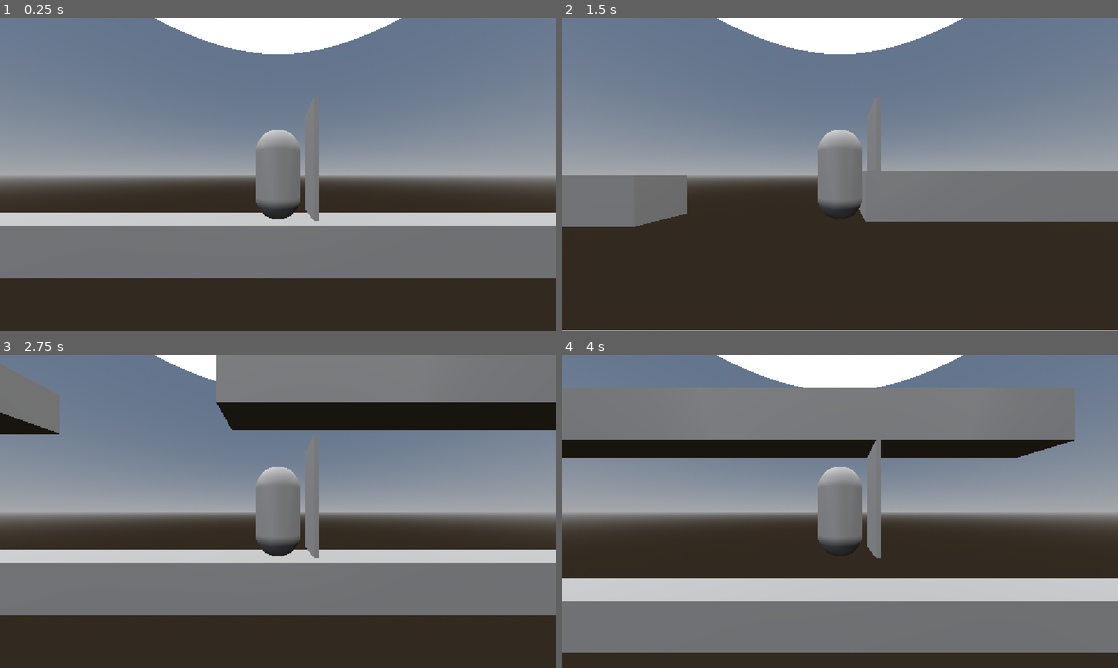
Above: before the commit, frames 1-4 (two rows, left to right).
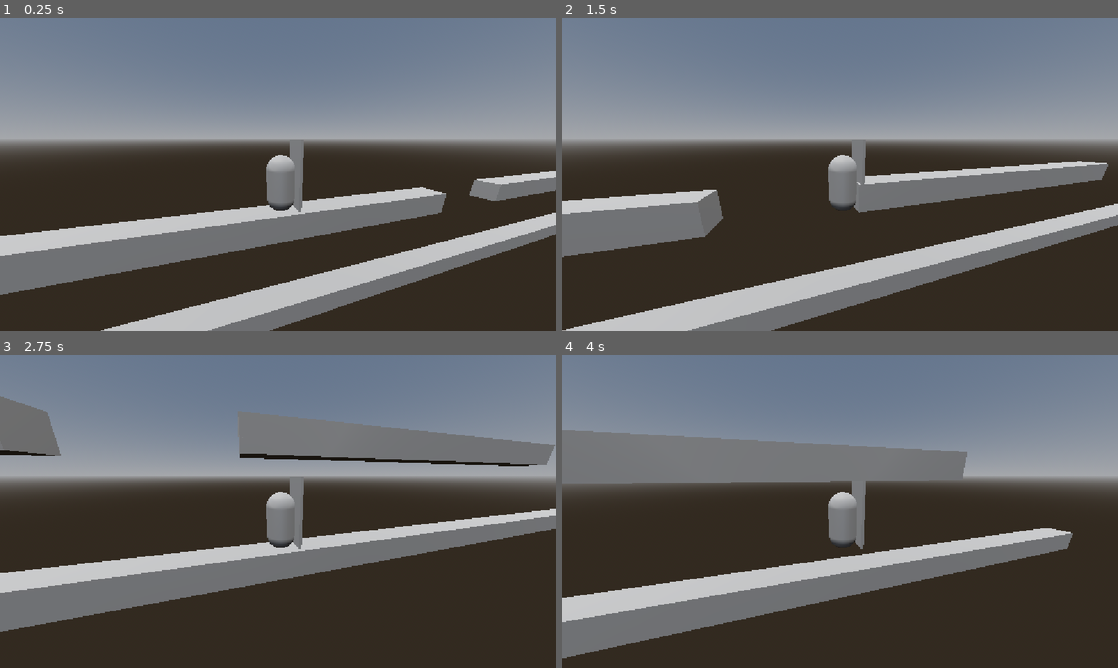
Above: after the commit, the same moments.

Repository: Derpest2Dude/AGL-Mini-Game-Jam-Team-2
Game: Godot game, scene res://Scenes/Test Scenes/jason_test.tscn
Same seed, same stepped clock (60 frames per second), same inputs: the game is played once before the commit and once after it. The project has no main scene, so this scene is started directly.
Inputs:
- Up to frame 1 (0.25 s): no input
- Up to frame 2 (1.5 s): tap Enter at 0.5 s; hold D (move_right) 0.53-1.28 s; tap W (jump) at 0.77 s; hold A (move_left) from 1.28 s (still down)
- Up to frame 3 (2.75 s): tap W (jump) at 1.52 s; release A (move_left) at 2.03 s; hold D (move_right) from 2.03 s (still down)
- Up to frame 4 (4 s): tap W (jump) at 3.02, 3.77 s; release D (move_right) at 3.53 s; hold A (move_left) from 3.53 s (still down)

The runs differ from the first frame. In frame 1, 45% of the frame differs, in the area x 0-100%, y 0-100%; in frame 2, 40%; in frame 3, 52%; in frame 4, 60%, in the area x 0-100%, y 0-97%.

Commit message:
Add Ledges collision layer

Diff:
--- a/Scenes/Test Scenes/jason_test.tscn
+++ b/Scenes/Test Scenes/jason_test.tscn
@@ -11,6 +11,24 @@
 background_mode = 2
 sky = SubResource("Sky_de83b")
 
+[sub_resource type="BoxShape3D" id="BoxShape3D_hayu1"]
+
+[sub_resource type="BoxMesh" id="BoxMesh_e3oiw"]
+
+[sub_resource type="BoxShape3D" id="BoxShape3D_e3oiw"]
+size = Vector3(0.01, 1, 1)
+
+[sub_resource type="BoxMesh" id="BoxMesh_k8c8w"]
+size = Vector3(0.01, 1, 1)
+
+[sub_resource type="BoxShape3D" id="BoxShape3D_k8c8w"]
+
+[sub_resource type="BoxMesh" id="BoxMesh_n123j"]
+
+[sub_resource type="BoxShape3D" id="BoxShape3D_ypcgm"]
+
+[sub_resource type="BoxMesh" id="BoxMesh_05atm"]
+
 [sub_resource type="BoxShape3D" id="BoxShape3D_qk2o7"]
 
 [sub_resource type="BoxMesh" id="BoxMesh_de83b"]
@@ -21,7 +39,7 @@
 transform = Transform3D(1, 0, 0, 0, 1, 0, 0, 0, 1, 0, 2.3088887, 0.44023466)
 
 [node name="Camera3D" type="Camera3D" parent="TestPlayer" unique_id=977520637]
-transform = Transform3D(1, 0, 0, 0, 1, 0, 0, 0, 1, 0, 0, 3.3826776)
+transform = Transform3D(0.9647873, 0.06140343, -0.25576365, 0, 0.9723699, 0.23344542, 0.2630312, -0.22522518, 0.93813014, -1.4187851, 1.5452611, 4.835034)
 fov = 92.81249
 
 [node name="DirectionalLight3D" type="DirectionalLight3D" parent="." unique_id=1370104305]
@@ -37,28 +55,58 @@
 transform = Transform3D(16.150473, 0, 0, 0, 1, 0, 0, 0, 1, 0, 0.08269471, 0.44023466)
 
 [node name="CollisionShape3D" type="CollisionShape3D" parent="Platforms/Block" unique_id=2133441823]
-shape = SubResource("BoxShape3D_qk2o7")
+shape = SubResource("BoxShape3D_hayu1")
 
 [node name="MeshInstance3D" type="MeshInstance3D" parent="Platforms/Block/CollisionShape3D" unique_id=1176503214]
-mesh = SubResource("BoxMesh_de83b")
+mesh = SubResource("BoxMesh_e3oiw")
+
+[node name="Block5" type="StaticBody3D" parent="Platforms/Block" unique_id=598304611]
+collision_layer = 2
+
+[node name="CollisionShape3D" type="CollisionShape3D" parent="Platforms/Block/Block5" unique_id=708437338]
+transform = Transform3D(1, 0, 0, 0, 1, 0, 0, 0, 1, -0.49950004, 0, 0)
+shape = SubResource("BoxShape3D_e3oiw")
+
+[node name="MeshInstance3D" type="MeshInstance3D" parent="Platforms/Block/Block5/CollisionShape3D" unique_id=884534092]
+mesh = SubResource("BoxMesh_k8c8w")
 
 [node name="Block2" type="StaticBody3D" parent="Platforms" unique_id=1356544424]
 transform = Transform3D(16.150473, 0, 0, 0, 1, 0, 0, 0, 1, 20.642143, 0.17519599, 0.4402356)
 
 [node name="CollisionShape3D" type="CollisionShape3D" parent="Platforms/Block2" unique_id=1157336792]
-shape = SubResource("BoxShape3D_qk2o7")
+shape = SubResource("BoxShape3D_k8c8w")
 
 [node name="MeshInstance3D" type="MeshInstance3D" parent="Platforms/Block2/CollisionShape3D" unique_id=1823288993]
-mesh = SubResource("BoxMesh_de83b")
+mesh = SubResource("BoxMesh_n123j")
+
+[node name="Block5" type="StaticBody3D" parent="Platforms/Block2" unique_id=660115690]
+collision_layer = 2
+
+[node name="CollisionShape3D" type="CollisionShape3D" parent="Platforms/Block2/Block5" unique_id=1806168174]
+transform = Transform3D(1, 0, 0, 0, 1, 0, 0, 0, 1, -0.49950004, 0, 0)
+shape = SubResource("BoxShape3D_e3oiw")
+
+[node name="MeshInstance3D" type="MeshInstance3D" parent="Platforms/Block2/Block5/CollisionShape3D" unique_id=1919784943]
+mesh = SubResource("BoxMesh_k8c8w")
 
 [node name="Block3" type="StaticBody3D" parent="Platforms" unique_id=499553841]
 transform = Transform3D(55.215935, 0, 0, 0, 1, 0, 0, 0, 1, 10.577155, -3.9467297, 0.44023466)
 
 [node name="CollisionShape3D" type="CollisionShape3D" parent="Platforms/Block3" unique_id=601445890]
-shape = SubResource("BoxShape3D_qk2o7")
+shape = SubResource("BoxShape3D_ypcgm")
 
 [node name="MeshInstance3D" type="MeshInstance3D" parent="Platforms/Block3/CollisionShape3D" unique_id=206435357]
-mesh = SubResource("BoxMesh_de83b")
+mesh = SubResource("BoxMesh_05atm")
+
+[node name="Block5" type="StaticBody3D" parent="Platforms/Block3" unique_id=1392987716]
+collision_layer = 2
+
+[node name="CollisionShape3D" type="CollisionShape3D" parent="Platforms/Block3/Block5" unique_id=844589305]
+transform = Transform3D(1, 0, 0, 0, 1, 0, 0, 0, 1, -0.49950004, 0, 0)
+shape = SubResource("BoxShape3D_e3oiw")
+
+[node name="MeshInstance3D" type="MeshInstance3D" parent="Platforms/Block3/Block5/CollisionShape3D" unique_id=629318927]
+mesh = SubResource("BoxMesh_k8c8w")
 
 [node name="Block4" type="StaticBody3D" parent="Platforms" unique_id=1691043563]
 transform = Transform3D(16.150473, 0, 0, 0, 1, 0, 0, 0, 1, -15.898116, 3.6942217, 0.44023466)
@@ -68,3 +116,13 @@
 
 [node name="MeshInstance3D" type="MeshInstance3D" parent="Platforms/Block4/CollisionShape3D" unique_id=1193882140]
 mesh = SubResource("BoxMesh_de83b")
+
+[node name="Block5" type="StaticBody3D" parent="Platforms/Block4" unique_id=1621710223]
+collision_layer = 2
+
+[node name="CollisionShape3D" type="CollisionShape3D" parent="Platforms/Block4/Block5" unique_id=493729549]
+transform = Transform3D(1, 0, 0, 0, 1, 0, 0, 0, 1, -0.49950004, 0, 0)
+shape = SubResource("BoxShape3D_e3oiw")
+
+[node name="MeshInstance3D" type="MeshInstance3D" parent="Platforms/Block4/Block5/CollisionShape3D" unique_id=21570012]
+mesh = SubResource("BoxMesh_k8c8w")
--- a/Scenes/Test Scenes/test_player.tscn
+++ b/Scenes/Test Scenes/test_player.tscn
@@ -24,9 +24,10 @@
 mesh = SubResource("CapsuleMesh_qk2o7")
 
 [node name="LedgeDetection" type="Area3D" parent="." unique_id=841960432]
+collision_mask = 2
 
 [node name="CollisionShape3D" type="CollisionShape3D" parent="LedgeDetection" unique_id=1209264873]
-transform = Transform3D(1, 0, 0, 0, 1, 0, 0, 0, 1, 0.7485474, 0.29999995, 0)
+transform = Transform3D(1, 0, 0, 0, 1, 0, 0, 0, 1, 0.550539, 0.29999995, 0)
 shape = SubResource("BoxShape3D_qk2o7")
 
 [node name="MeshInstance3D2" type="MeshInstance3D" parent="LedgeDetection/CollisionShape3D" unique_id=1850866964]
--- a/project.godot
+++ b/project.godot
@@ -40,6 +40,10 @@
 ]
 }
 
+[layer_names]
+
+3d_physics/layer_2="Edges"
+
 [physics]
 
 3d/physics_engine="Jolt Physics"
